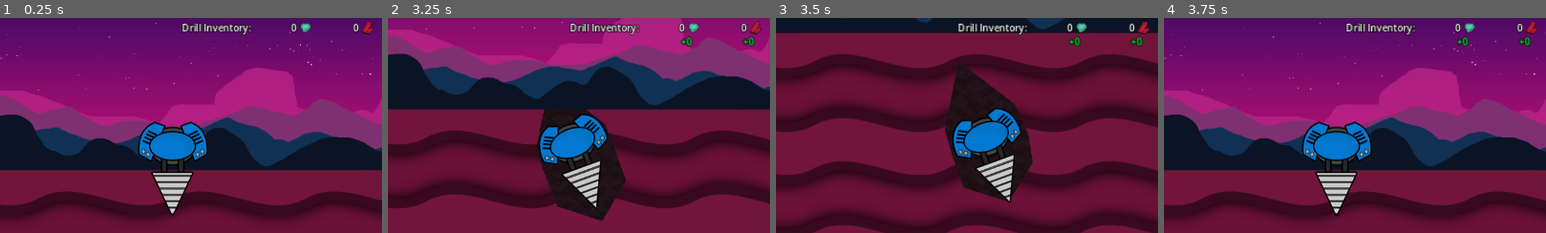
Above: before the commit, frames 1-4 (left to right).
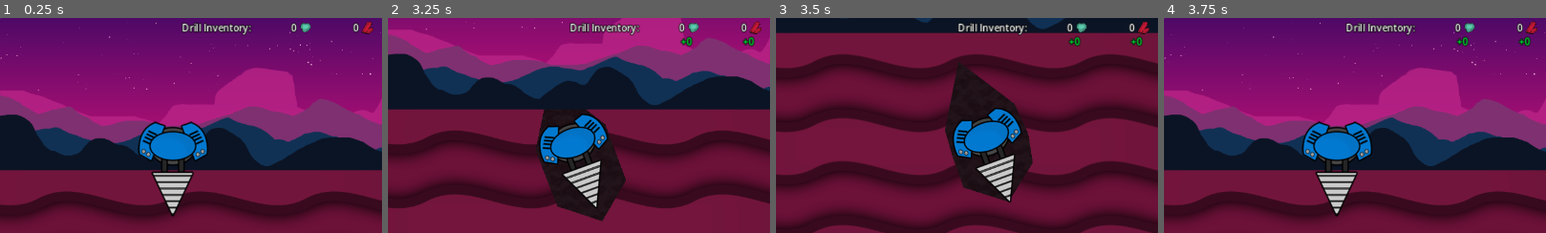
Above: after the commit, the same moments.

Repository: aNotSoCleverName/mechanicore
Game: Godot game, scene res://Main.tscn
Same seed, same stepped clock (60 frames per second), same inputs: the game is played once before the commit and once after it.
Inputs:
- Up to frame 1 (0.25 s): no input
- Up to frame 2 (3.25 s): click "Continue" at 0.5 s; click "Continue" at 1.25 s; click "Decline" at 2 s; tap Enter (ui_accept) at 2.75, 3.02 s; hold Right (ui_right) from 2.78 s (still down); tap R at 2.85 s
- Up to frame 3 (3.5 s): keep holding Right (ui_right)
- Up to frame 4 (3.75 s): release Right (ui_right) at 3.53 s; hold Down (ui_down) from 3.53 s (still down); tap R at 3.6 s
The pictures show only the part of the screen within x 12-62%, y 0-50%; the shares and areas given below are measured in that part.

The runs differ from the first frame. In frame 1, 0.5% of the frame differs, in the area x 36-55%, y 48-92%; in frame 2, 0.4%; in frame 3, 0.5%; in frame 4, 0.5%.

Commit message:
Adjusted drill sprite and collision

Diff:
--- a/Endless Run/Drill/Drill.tscn
+++ b/Endless Run/Drill/Drill.tscn
@@ -34,11 +34,6 @@
 collision_mask = 2
 script = ExtResource("1_ycj8x")
 
-[node name="Collision Drill" type="CollisionPolygon2D" parent="."]
-position = Vector2(4.76339, 0)
-scale = Vector2(1.86607, 1)
-polygon = PackedVector2Array(-3.08852, 44, -3.089, -44, 41.3899, 0)
-
 [node name="Update Drill Pos Timer" type="Timer" parent="."]
 wait_time = 0.1
 script = ExtResource("4_1chj6")
@@ -55,6 +50,7 @@
 script = ExtResource("6_7oxkb")
 
 [node name="AnimatedSprite2D" type="AnimatedSprite2D" parent="."]
+position = Vector2(0, -0.5)
 rotation = -1.5708
 sprite_frames = SubResource("SpriteFrames_pegmy")
 animation = &"drill_animation"
@@ -68,5 +64,10 @@
 [node name="Turn On Timer" type="Timer" parent="Shield"]
 wait_time = 0.1
 
+[node name="Collision Drill" type="CollisionPolygon2D" parent="."]
+position = Vector2(4.76339, 0)
+scale = Vector2(1.86607, 1)
+polygon = PackedVector2Array(-1.774, 36.9, -1.774, -36.9, 38.82, 0)
+
 [connection signal="tree_entered" from="." to="." method="_on_tree_entered"]
 [connection signal="timeout" from="Lock Dir Change Timer" to="Lock Dir Change Timer" method="_timeout"]
